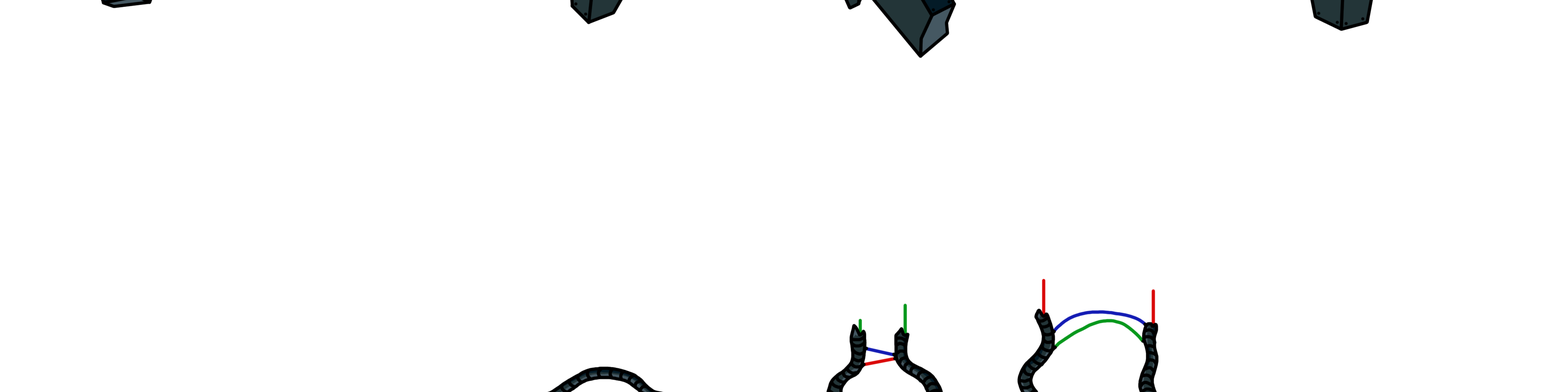
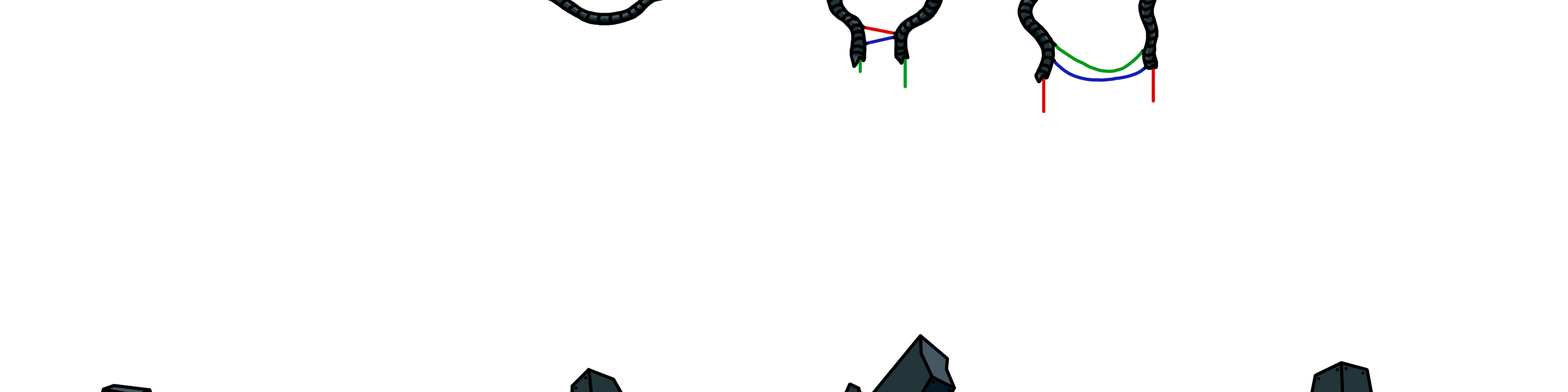
Comparing the layer stacks of the two 1568 × 392 images. Changes:
painted on "Linework" over [100,0,1374,392]
painted on "Color" over [100,0,1371,392]
